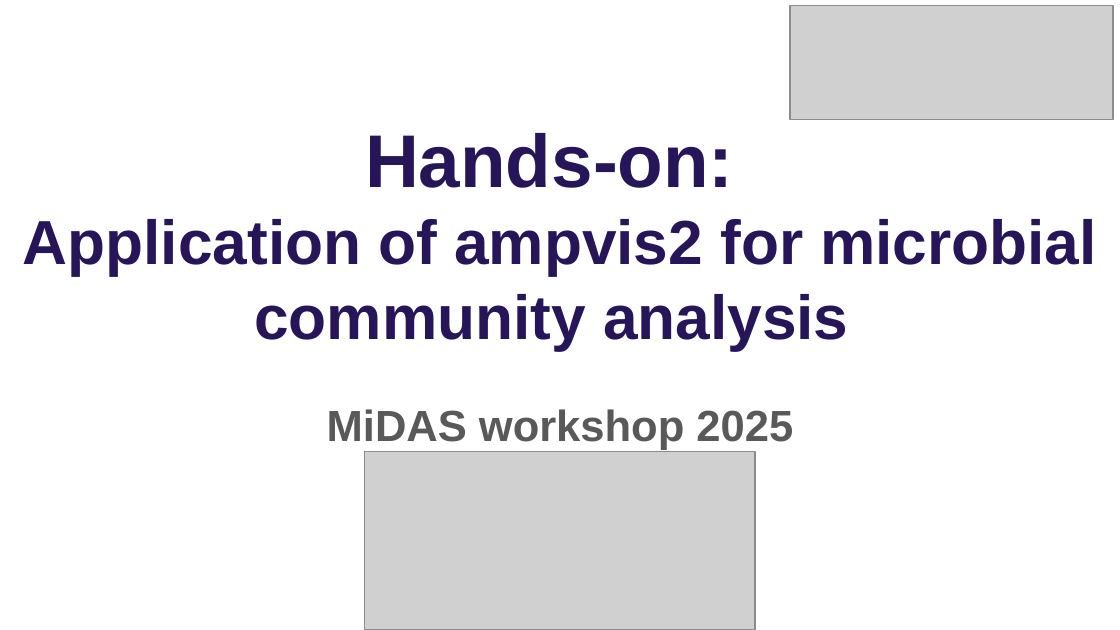
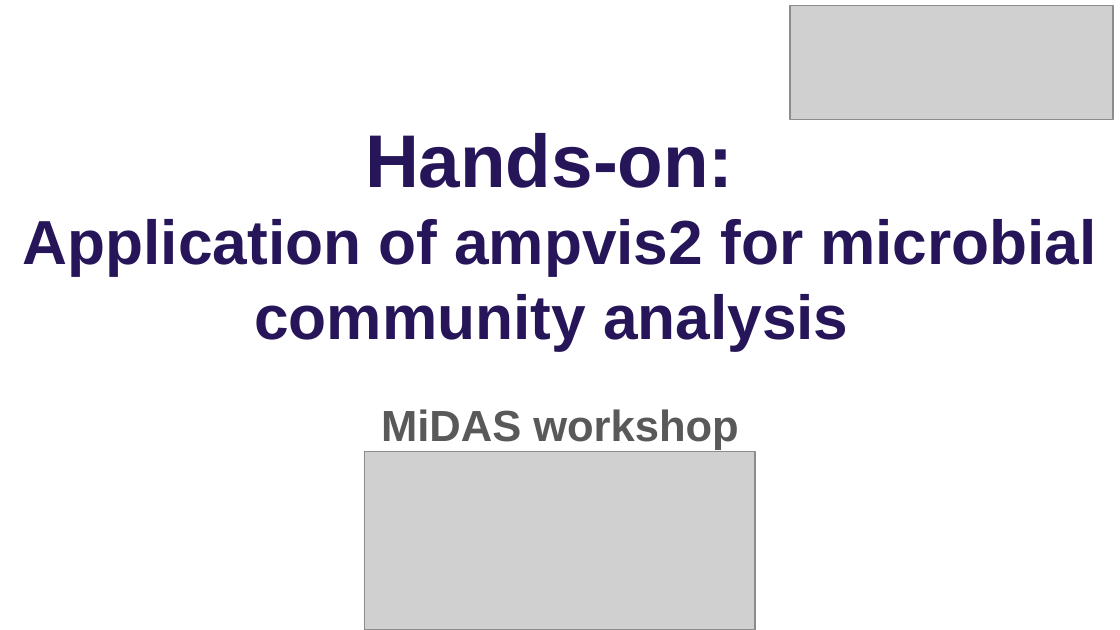
Before and after one commit to mpeces/MiDAS_course_2025, a slide deck: slide 1 of presentations/Hands-on_Setup.pptx. Drawn at 1120x630 pixels with LibreOffice and Linux fonts; fonts in the diff are those of the drawing; grey boxes stand for pictures; background and template pictures are left out. Boxes give left, top, right and bottom in pixels: in the first picture for what was removed or moved away, otherwise in the second. Text is boxed around its words. In the diff, an @@ line names an element or a change of style, - is before the commit and + after.

```diff
--- a/presentations/Hands-on_Setup.pptx
+++ b/presentations/Hands-on_Setup.pptx
@@ subtitle at <box>381,409,738,450</box>: text changed @@
-MiDAS workshop 2025
+MiDAS workshop
```
Also in this commit, not shown: 3 other slides changed.
